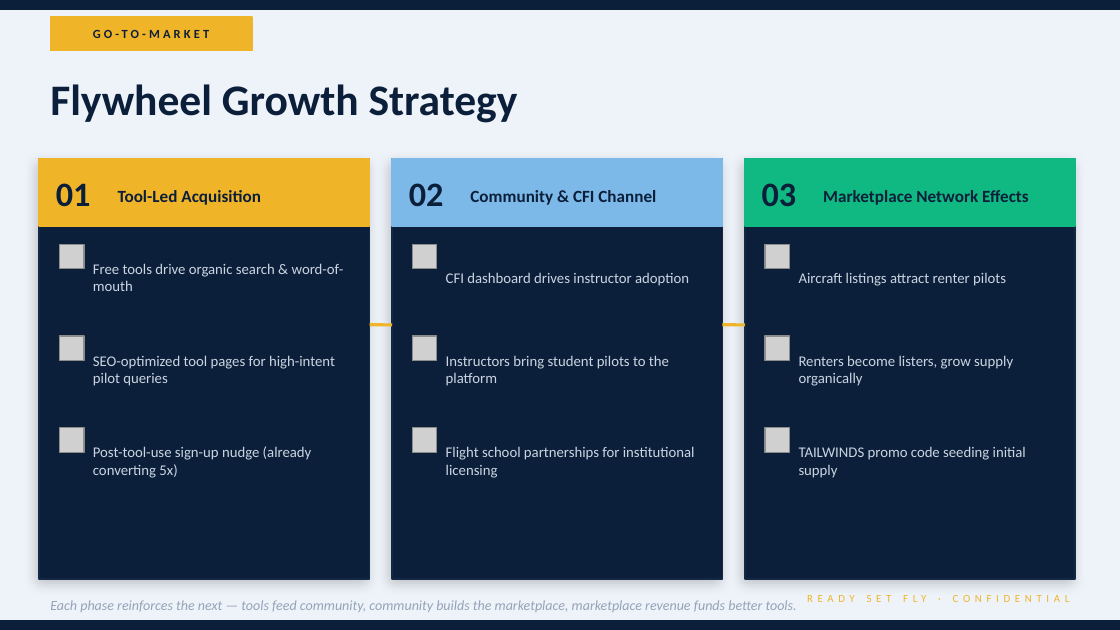
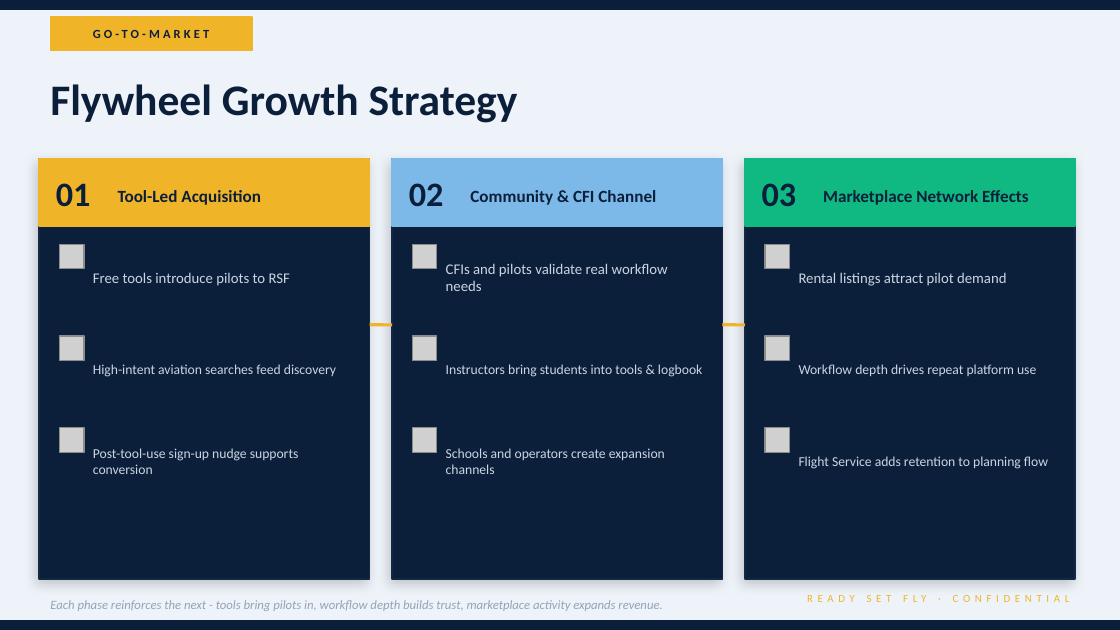
Before and after one commit to Cory7717/ReadySetFlyWeb, a slide deck: slide 9 of client/public/downloads/RSF_Investor_Pitch_Deck.pptx. Drawn at 1120x630 pixels with LibreOffice and Linux fonts; fonts in the diff are those of the drawing; grey boxes stand for pictures. Boxes give left, top, right and bottom in pixels: in the first picture for what was removed or moved away, otherwise in the second. Text is boxed around its words. In the diff, an @@ line names an element or a change of style, - is before the commit and + after.

```diff
--- a/client/public/downloads/RSF_Investor_Pitch_Deck.pptx
+++ b/client/public/downloads/RSF_Investor_Pitch_Deck.pptx
@@ text at [446,263,668,291]: text changed @@
-CFI dashboard drives instructor adoption
+CFIs and pilots validate real workflow needs
@@ text at [93,272,290,286]: text changed @@
-Free tools drive organic search & word-of-mouth
+Free tools introduce pilots to RSF
@@ text at [799,272,1006,286]: text changed @@
-Aircraft listings attract renter pilots
+Rental listings attract pilot demand
@@ text at [93,364,336,377]: text changed; size 9.5 to 8.8 pt @@
-SEO-optimized tool pages for high-intent pilot queries
+High-intent aviation searches feed discovery
@@ text at [446,364,702,377]: text changed; size 9.5 to 8.8 pt @@
-Instructors bring student pilots to the platform
+Instructors bring students into tools & logbook
@@ text at [799,364,1036,376]: text changed; size 9.5 to 8.8 pt @@
-Renters become listers, grow supply organically
+Workflow depth drives repeat platform use
@@ text at [93,448,299,474]: text changed; size 9.5 to 8.8 pt @@
-Post-tool-use sign-up nudge (already converting 5x)
+Post-tool-use sign-up nudge supports conversion
@@ text at [446,448,665,474]: text changed; size 9.5 to 8.8 pt @@
-Flight school partnerships for institutional licensing
+Schools and operators create expansion channels
@@ text at [799,456,1048,469]: text changed; size 9.5 to 8.8 pt @@
-TAILWINDS promo code seeding initial supply
+Flight Service adds retention to planning flow
@@ text at [50,600,662,611]: text changed; size 9 to 8.2 pt @@
-Each phase reinforces the next — tools feed community, community builds the marketplace, marketplace revenue funds better tools.
+Each phase reinforces the next - tools bring pilots in, workflow depth builds trust, marketplace activity expands revenue.
```
Also in this commit, not shown: 8 other slides changed, 3 other files.
